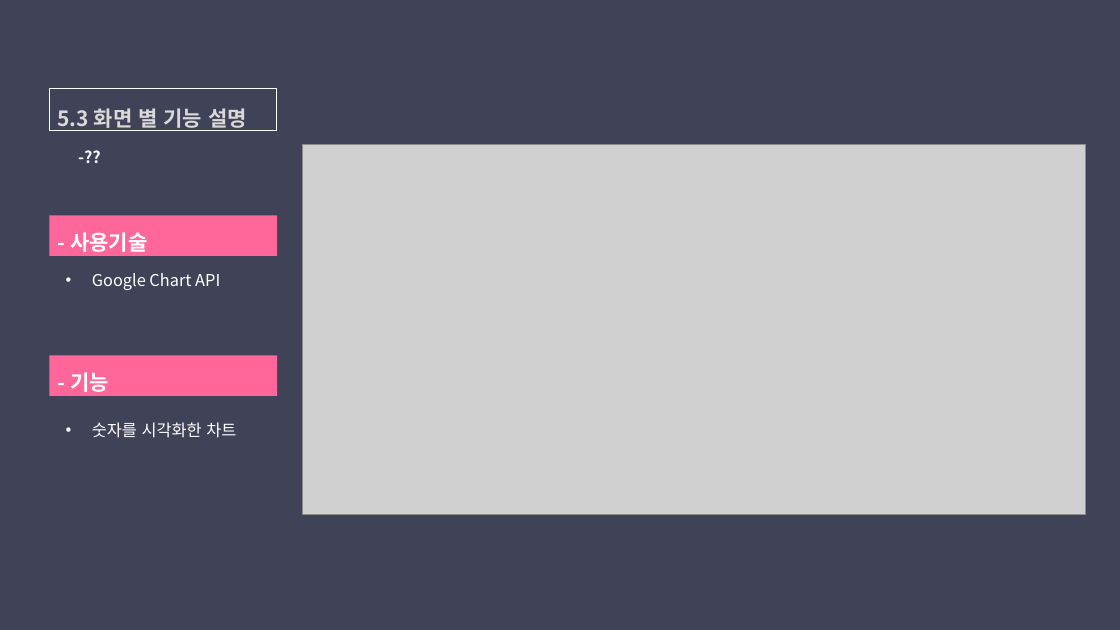
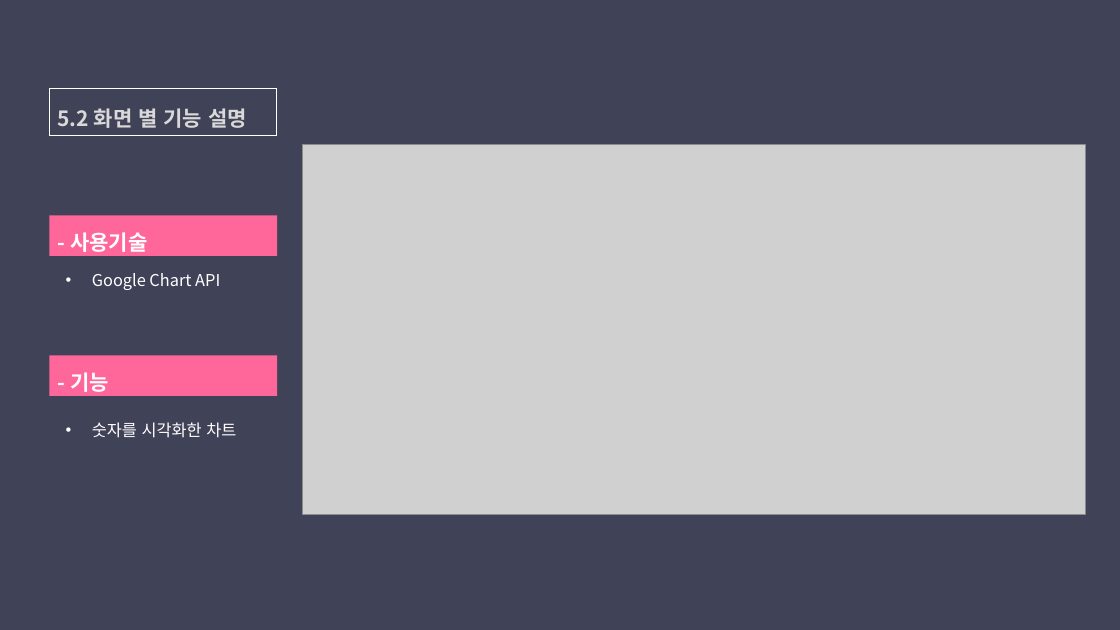
Before and after one commit to phoresis92/GroupWare, a slide deck: slide 36 of 1조 최종발표.pptx (slide 37 before the commit). Drawn at 1120x630 pixels with LibreOffice and Linux fonts; fonts in the diff are those of the drawing; grey boxes stand for pictures. Boxes give left, top, right and bottom in pixels: in the first picture for what was removed or moved away, otherwise in the second. Text is boxed around its words. In the diff, an @@ line names an element or a change of style, - is before the commit and + after.

```diff
--- a/1조 최종발표.pptx
+++ b/1조 최종발표.pptx
@@ rectangle "5.2 화면 별 기능 설명": place and size @@
-rectangle "5.2 화면 별 기능 설명" at box(50, 89, 276, 131)
+rectangle "5.2 화면 별 기능 설명" at box(50, 89, 276, 136)
@@ text in rectangle at box(58, 108, 247, 128): text changed @@
-5.3 화면 별 기능 설명
+5.2 화면 별 기능 설명
@@ text removed at box(70, 143, 114, 171) @@
--??
```
Also in this commit, not shown: 16 other slides changed.
